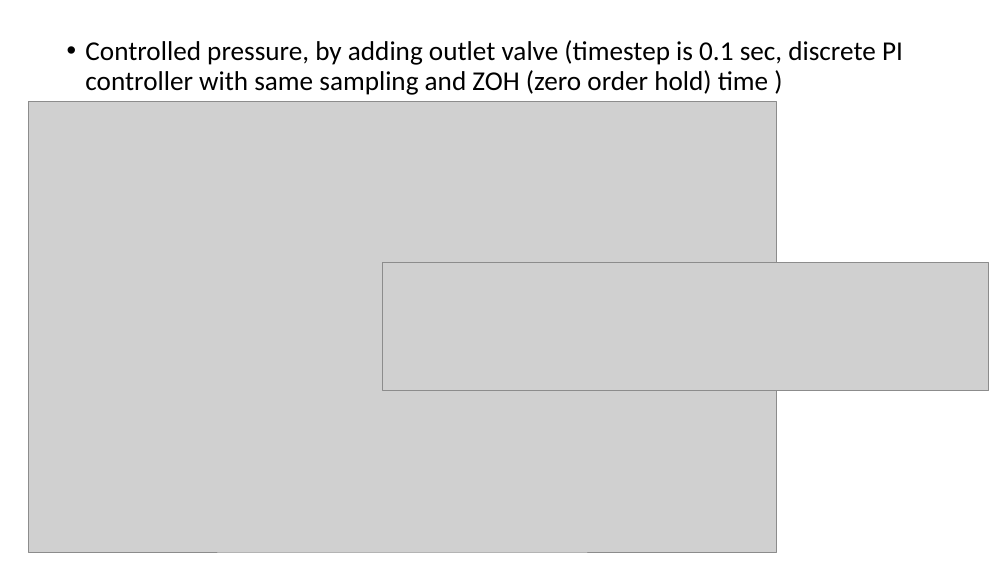
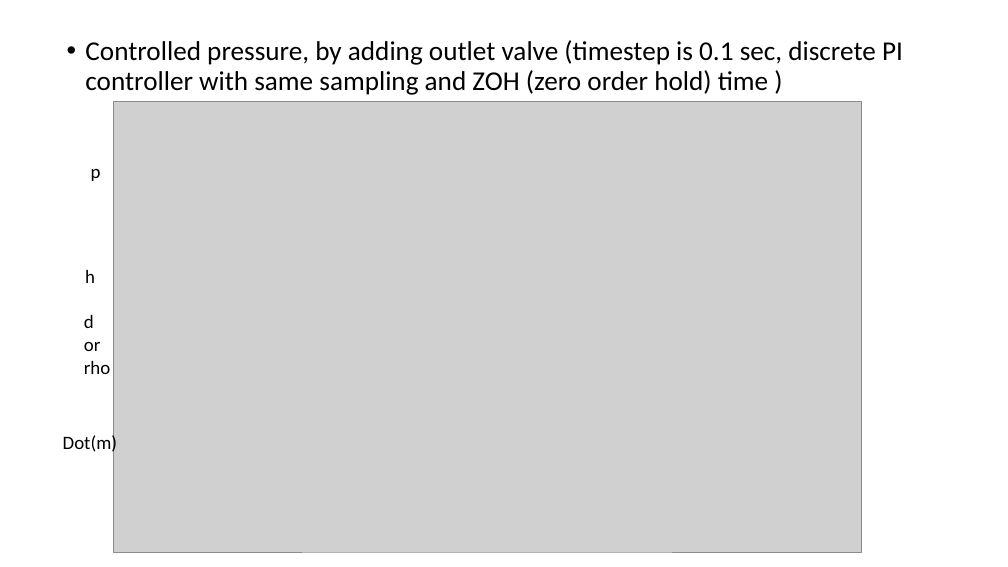
Before and after one commit to zolirulez/refrigDTU, a slide deck: slide 15 of Dynamical simulation of a 2-step refrigeration circle.pptx (slide 14 before the commit). Drawn at 1008x567 pixels with LibreOffice and Linux fonts; fonts in the diff are those of the drawing; grey boxes stand for pictures. Boxes give left, top, right and bottom in pixels: in the first picture for what was removed or moved away, otherwise in the second. Text is boxed around its words. In the diff, an @@ line names an element or a change of style, - is before the commit and + after.

```diff
--- a/Dynamical simulation of a 2-step refrigeration circle.pptx
+++ b/Dynamical simulation of a 2-step refrigeration circle.pptx
@@ picture moved from (x1=28, y1=101, x2=776, y2=553) to (x1=113, y1=101, x2=861, y2=553) @@
@@ text added at (x1=91, y1=169, x2=101, y2=181), 18 pt, text #000000 @@
+p
@@ picture removed at (x1=382, y1=262, x2=988, y2=391) @@
@@ text added at (x1=85, y1=270, x2=95, y2=283), 18 pt, text #000000 @@
+h
@@ text added at (x1=84, y1=315, x2=110, y2=374), 18 pt, text #000000 @@
+d
+or
+rho
@@ text added at (x1=63, y1=433, x2=117, y2=454), 18 pt, text #000000 @@
+Dot(m)
```
Also in this commit, not shown: 12 other slides changed, 2 slides added.
